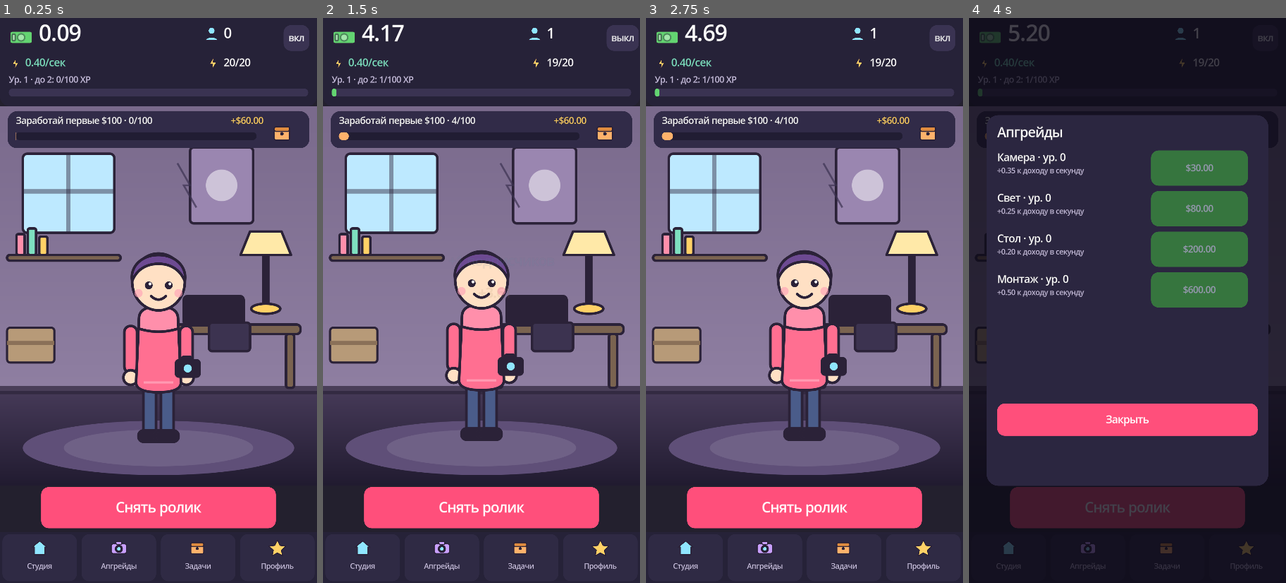
Above: before the commit, frames 1-4 (left to right).
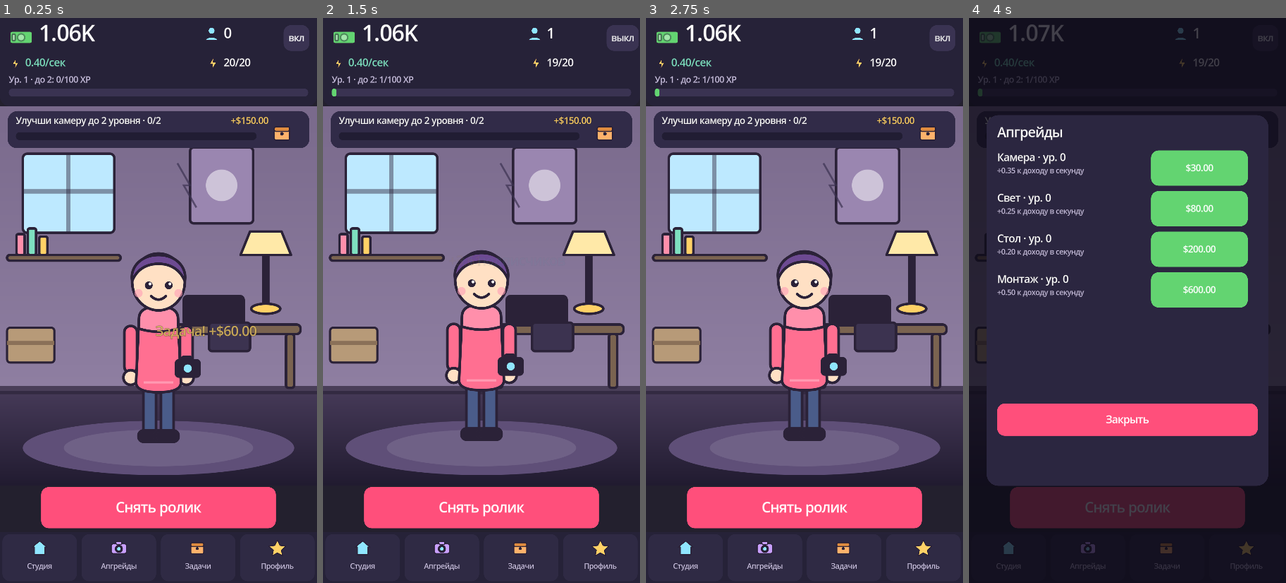
Above: after the commit, the same moments.

Repository: mcvadi777-code/clipstar
Game: Godot game, scene res://scenes/main.tscn
The game is run twice, just before and just after one commit, with the same random seed, the same clock (stepped at 60 frames per second) and the same inputs.
Inputs:
- Up to frame 1 (0.25 s): no input
- Up to frame 2 (1.5 s): click "Снять ролик" at 0.5 s; click "вкл" at 1.25 s
- Up to frame 3 (2.75 s): click "выкл" at 2 s
- Up to frame 4 (4 s): click "Студия" at 2.75 s; click "Апгрейды" at 3.5 s

The runs differ from the first frame. In frame 1, 0.9% of the frame differs, in the area x 4-85%, y 1-57%; in frame 2, 0.8%; in frame 3, 0.7%; in frame 4, 7.8%, in the area x 5-88%, y 1-52%.

Commit message:
2d: scripts/autoload/game.gd

Diff:
--- a/scripts/autoload/game.gd
+++ b/scripts/autoload/game.gd
@@ -37,6 +37,9 @@
 var task_index: int = 0
 var stage: int = 0
 var offline_gain: float = 0.0
+var boost_until: int = 0
+var piggy: float = 0.0
+var DEV_MONEY: float = 1000.0
 
 var _energy_progress: float = 0.0
 
@@ -44,6 +47,9 @@
 func _ready() -> void:
 	process_mode = Node.PROCESS_MODE_ALWAYS
 	_load_state()
+	if Save.is_new_game:
+		money += DEV_MONEY
+		total_earned += DEV_MONEY
 	stage = stage_for_followers()
 	if Save.seconds_away > 30:
 		offline_gain = per_sec() * float(Save.seconds_away)
@@ -55,8 +61,10 @@
 
 
 func _process(delta: float) -> void:
-	money += per_sec() * delta
-	total_earned += per_sec() * delta
+	var gain: float = per_sec() * delta
+	money += gain
+	total_earned += gain
+	piggy = minf(piggy + gain * 0.1, 5000.0)
 	if energy < ENERGY_MAX:
 		_energy_progress += delta
 		if _energy_progress >= ENERGY_RESTORE_SEC:
@@ -72,9 +80,34 @@
 
 func per_sec() -> float:
 	var value: float = BASE_INCOME
+	if is_boost():
+		value *= 2.0
 	for id: String in UPGRADES.keys():
 		var level: int = int(upgrades.get(id, 0))
 		value += float((UPGRADES[id] as Dictionary)["add"]) * float(level)
+	return value
+
+
+func is_boost() -> bool:
+	return Save.now_utc() < boost_until
+
+
+func boost_left() -> int:
+	return maxi(boost_until - Save.now_utc(), 0)
+
+
+func start_boost() -> void:
+	boost_until = Save.now_utc() + 900
+	emit_signal("stats_changed")
+	emit_signal("float_text", "Буст x2 на 15 минут", Color(1.0, 0.72, 0.3))
+
+
+func claim_piggy() -> float:
+	var value: float = piggy
+	piggy = 0.0
+	money += value
+	total_earned += value
+	emit_signal("stats_changed")
 	return value
 
 
@@ -219,6 +252,8 @@
 	data["total_earned"] = total_earned
 	data["upgrades"] = upgrades.duplicate(true)
 	data["task_index"] = task_index
+	data["boost_until"] = boost_until
+	data["piggy"] = piggy
 	Save.save_now()
 
 
@@ -230,6 +265,8 @@
 	energy = int(data.get("energy", ENERGY_MAX))
 	total_earned = float(data.get("total_earned", 0.0))
 	task_index = int(data.get("task_index", 0))
+	boost_until = int(data.get("boost_until", 0))
+	piggy = float(data.get("piggy", 0.0))
 	var saved_up: Variant = data.get("upgrades", {})
 	if saved_up is Dictionary:
 		for id: String in UPGRADES.keys():
